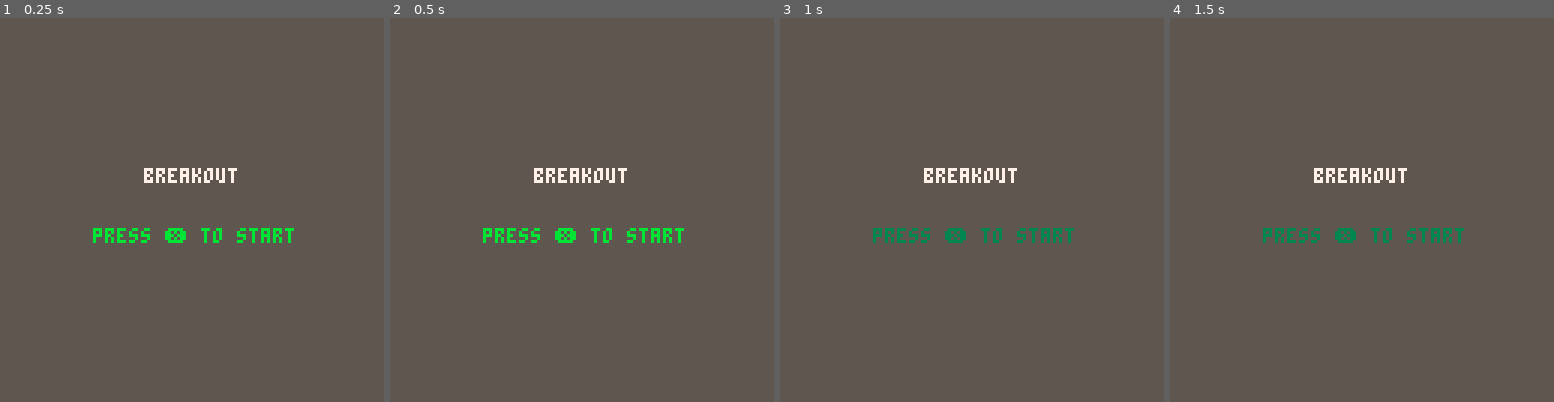
Above: before the commit, frames 1-4 (left to right).
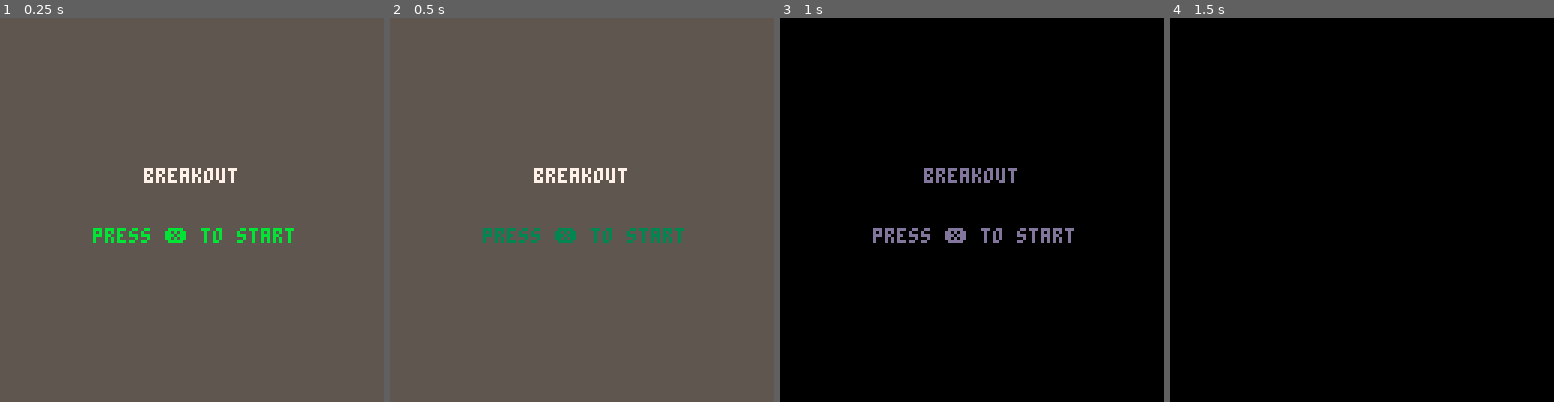
Above: after the commit, the same moments.

Repository: CaseyNord/Pico-8-Hero
Game: PICO-8 cartridge mybreakout.p8
Two runs of this game, one before a commit and one after it. Both use one fixed random seed, a clock stepped at 60 frames per second and the inputs below.
Inputs:
- Up to frame 1 (0.25 s): no input
- Up to frame 2 (0.5 s): tap X (X key) at 0.33 s
- Up to frame 3 (1 s): no input
- Up to frame 4 (1.5 s): tap X (X key) at 1.07 s

Frame 1 is identical in both runs. In frame 2, 0.8% of the frame differs, in the area x 24-77%, y 54-59%; in frame 3, 100%, in the area x 0-100%, y 0-100%; in frame 4, 100%.

Commit message:
Added fading effects

Diff:
--- a/mybreakout.p8
+++ b/mybreakout.p8
@@ -103,11 +103,14 @@
 	effect = {
 		shake = 0,
 		countdown = -1,
+		gameovercountdown = -1,
 		blink = 7,
 		blinkframe = 0,
 		blinkspeed = 9,
 		blinkcolorindex = 1,
-		blinksequence = {3,11,7,11}
+		blinksequence01 = {3,11,7,11},
+		blinksequence02 = {0,5,6,7,6,5},
+		fadepercentage = 0
 	}
 
 	level = {
@@ -135,26 +138,41 @@
 end
 
 function _update60()
-	blink()
+	if manager.mode == "startmenu" then
+		blink(effect.blinksequence01)
+	elseif manager.mode == "gameover" then
+		blink(effect.blinksequence02)
+	end
+
+	screenshake()
+
 	if manager.mode ==  "game" then
 		update_game()
 	elseif manager.mode == "startmenu" then
 		update_startmenu()
 	elseif manager.mode == "levelover" then
 		update_levelover()
+	elseif manager.mode == "gameoverwait" then
+		update_gameoverwait()
 	elseif manager.mode == "gameover" then
 		update_gameover()
 	end
 end
 
 function _draw()
-	screenshake()
+	--screenfade
+	if effect.fadepercentage ~= 0 then
+		fadepal(effect.fadepercentage)
+	end
+
 	if manager.mode ==  "game" then
 		draw_game()
 	elseif manager.mode == "startmenu" then
 		draw_startmenu()
 	elseif manager.mode == "levelover" then
 		draw_levelover()
+	elseif manager.mode == "gameoverwait" then
+		draw_game()
 	elseif manager.mode == "gameover" then
 		draw_gameover()
 	end
@@ -168,17 +186,18 @@
 	--blinking effects at game start
 	if effect.countdown < 0 then
 		if btnp(5) then
-			effect.countdown = 70
+			effect.countdown = 80
+			effect.blinkspeed = 1
 			sfx(11)
 		end
 	else
-	blink()
-	blink()
-	blink()
-	blink()
-		effect.countdown -= 1
+	effect.countdown -= 1
+	effect.fadepercentage = (80-effect.countdown)/80
 		if effect.countdown <= 0 then
-			effect.countdown -=1
+			effect.countdown = -1
+			effect.blinkspeed = 9
+			effect.fadepercentage = 0
+			pal()
 			startgame()
 		end
 	end
@@ -370,20 +389,46 @@
 	serveball()
 end
 
+function update_gameoverwait()
+	effect.gameovercountdown -= 1
+	if effect.gameovercountdown <= 0 then
+		effect.gameovercountdown = -1
+		manager.mode = "gameover"
+	end
+end
+
 function gameover()
-	manager.mode = "gameover"
+	manager.mode = "gameoverwait"
+	effect.gameovercountdown = 60
+	effect.blinkframe = 0 --resetting this prevents a green frame from appearing
+	effect.blinkspeed = 11
 end
 
 function update_gameover()
-	if btnp(5) then
-		startgame()
+	--blinking effects at gameover
+	if effect.gameovercountdown < 0 then
+		if btnp(5) then
+			effect.gameovercountdown = 80
+			effect.blinkspeed = 1
+			sfx(11)
+		end
+	else
+		effect.gameovercountdown -= 1
+		effect.fadepercentage = (80-effect.gameovercountdown)/80
+		if effect.gameovercountdown <= 0 then
+			effect.gameovercountdown = -1
+			effect.blinkspeed = 9
+			effect.fadepercentage = 0
+			pal()
+			startgame()
+		end
 	end
 end
 
 function draw_gameover()
 	rectfill(0,49,127,62,0)
 	print("gameover!",48,50,7)
-	print("press ❎ to restart",28,57,6)
+	print("press ❎ to restart",28,57,effect.blink)
 end
 
 function levelfinished()
@@ -896,17 +941,82 @@
 	end
 end
 
-function blink()
+function blink(_blinksequence)
 	effect.blinkframe += 1
-	if effect.blinkframe == effect.blinkspeed then
+	if effect.blinkframe > effect.blinkspeed then
 		effect.blinkframe = 0
 		effect.blinkcolorindex += 1
-		if effect.blinkcolorindex > #effect.blinksequence then
+		if effect.blinkcolorindex > #_blinksequence then
 			effect.blinkcolorindex = 1
 		end
-		effect.blink = effect.blinksequence[effect.blinkcolorindex]
-	end
-end
+		effect.blink = _blinksequence[effect.blinkcolorindex]
+	end
+end
+
+function fadepal(_perc)
+ -- this function sets the
+ -- color palette so everything
+ -- you draw afterwards will
+ -- appear darker
+ -- it accepts a number from
+ -- 0 means normal
+ -- 1 is completely black
+ -- this function has been
+ -- adapted from the jelpi.p8
+ -- demo
+
+ -- first we take our argument
+ -- and turn it into a
+ -- percentage number (0-100)
+ -- also making sure its not
+ -- out of bounds
+ local p=flr(mid(0,_perc,1)*100)
+
+ -- these are helper variables
+ local kmax,col,dpal,j,k
+
+ -- this is a table to do the
+ -- palette shifiting. it tells
+ -- what number changes into
+ -- what when it gets darker
+ -- so number
+ -- 15 becomes 14
+ -- 14 becomes 13
+ -- 13 becomes 1
+ -- 12 becomes 3
+ -- etc...
+ dpal={0,1,1, 2,1,13,6,
+          4,4,9,3, 13,1,13,14}
+
+ -- now we go trough all colors
+ for j=1,15 do
+  --grab the current color
+  col = j
+
+  --now calculate how many
+  --times we want to fade the
+  --color.
+  --this is a messy formula
+  --and not exact science.
+  --but basically when kmax
+  --reaches 5 every color gets
+  --turns black.
+  kmax=(p+(j*1.46))/22
+
+  --now we send the color
+  --through our table kmax
+  --times to derive the final
+  --color
+  for k=1,kmax do
+   col=dpal[col]
+  end
+
+  --finally, we change the
+  --palette
+  pal(j,col,1)
+ end
+end
+
 
 __gfx__
 0000000006777760066666600677776006777760f677776f06777760067777600000000000000000000000000000000000000000000000000000000000000000
